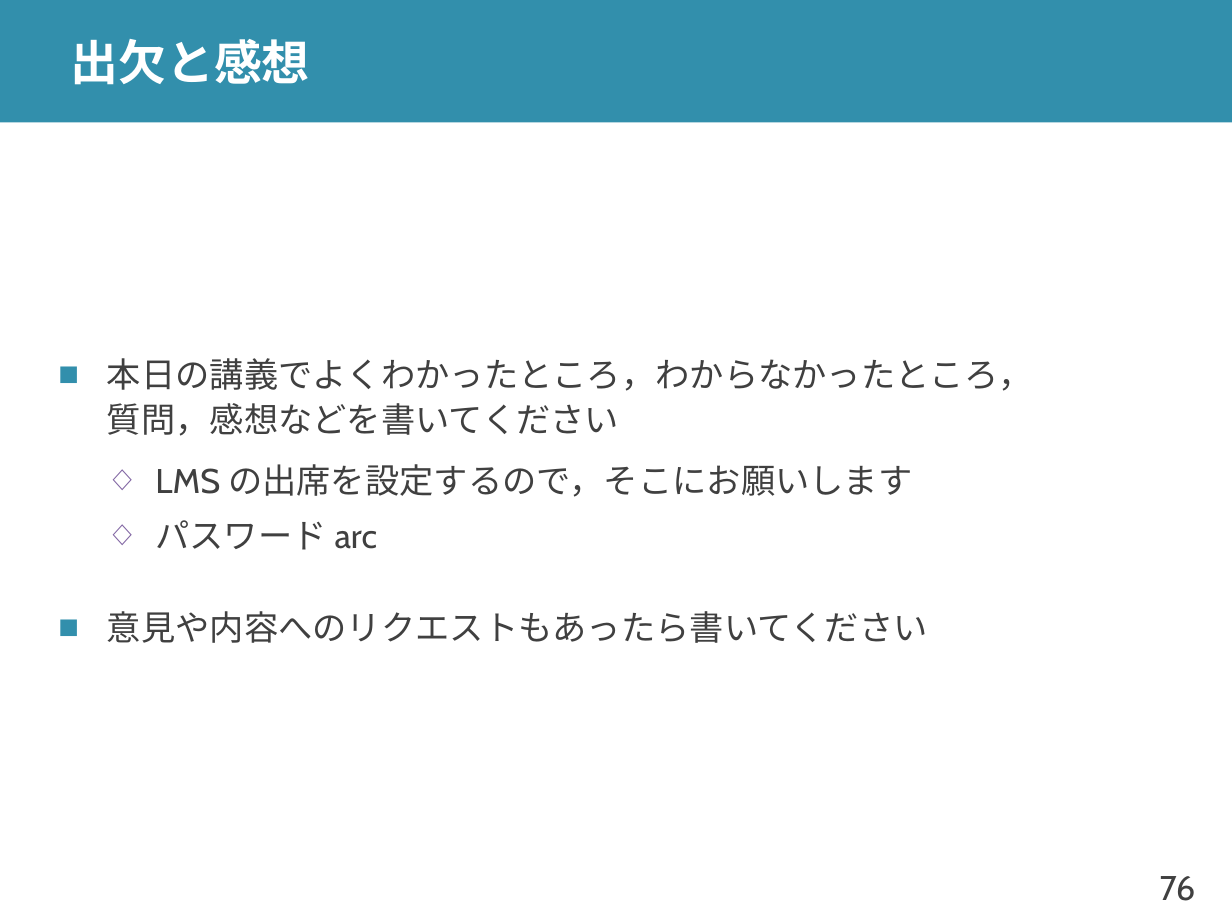
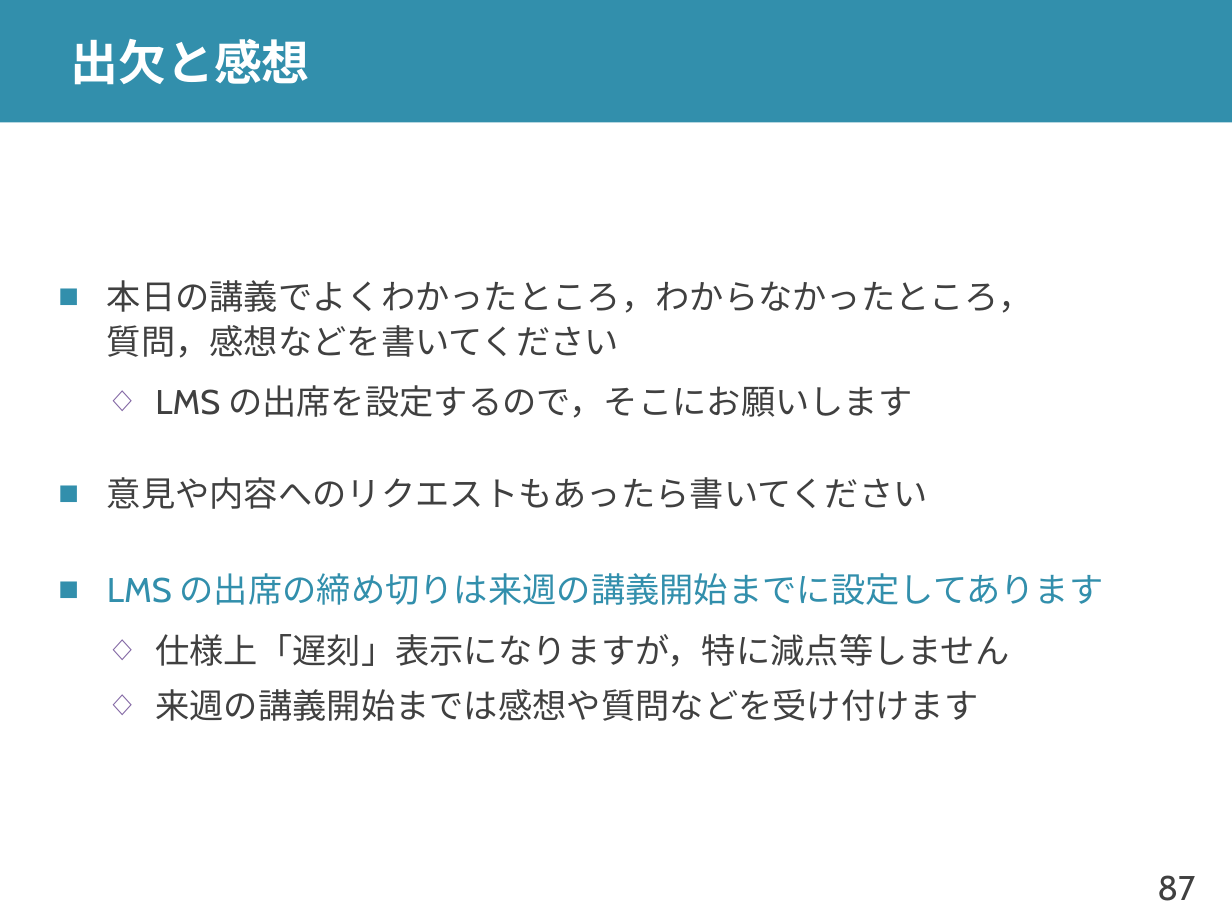
Before and after one commit to shioyadan/advanced-computer-organization, a slide deck: slide 87 of aco-shioya-01.pptx (slide 76 before the commit). Drawn at 1232x924 pixels with LibreOffice and Linux fonts; fonts in the diff are those of the drawing. Boxes give left, top, right and bottom in pixels: in the first picture for what was removed or moved away, otherwise in the second. Text is boxed around its words. In the diff, an @@ line names an element or a change of style, - is before the commit and + after.

```diff
--- a/aco-shioya-01.pptx
+++ b/aco-shioya-01.pptx
@@ text at box(155, 520, 378, 550): paragraph removed @@
-  ◇ パスワード arc
@@ text at box(107, 573, 1104, 721): paragraphs added @@
+■ LMS の出席の締め切りは来週の講義開始までに設定してあります
+  ◇ 仕様上「遅刻」表示になりますが，特に減点等しません
+  ◇ 来週の講義開始までは感想や質問などを受け付けます
@@ page number at box(1157, 875, 1195, 901): text changed @@
-76
+87
```
Also in this commit, not shown: 5 other slides changed, 12 slides added, 1 slide removed, 1 other file.
